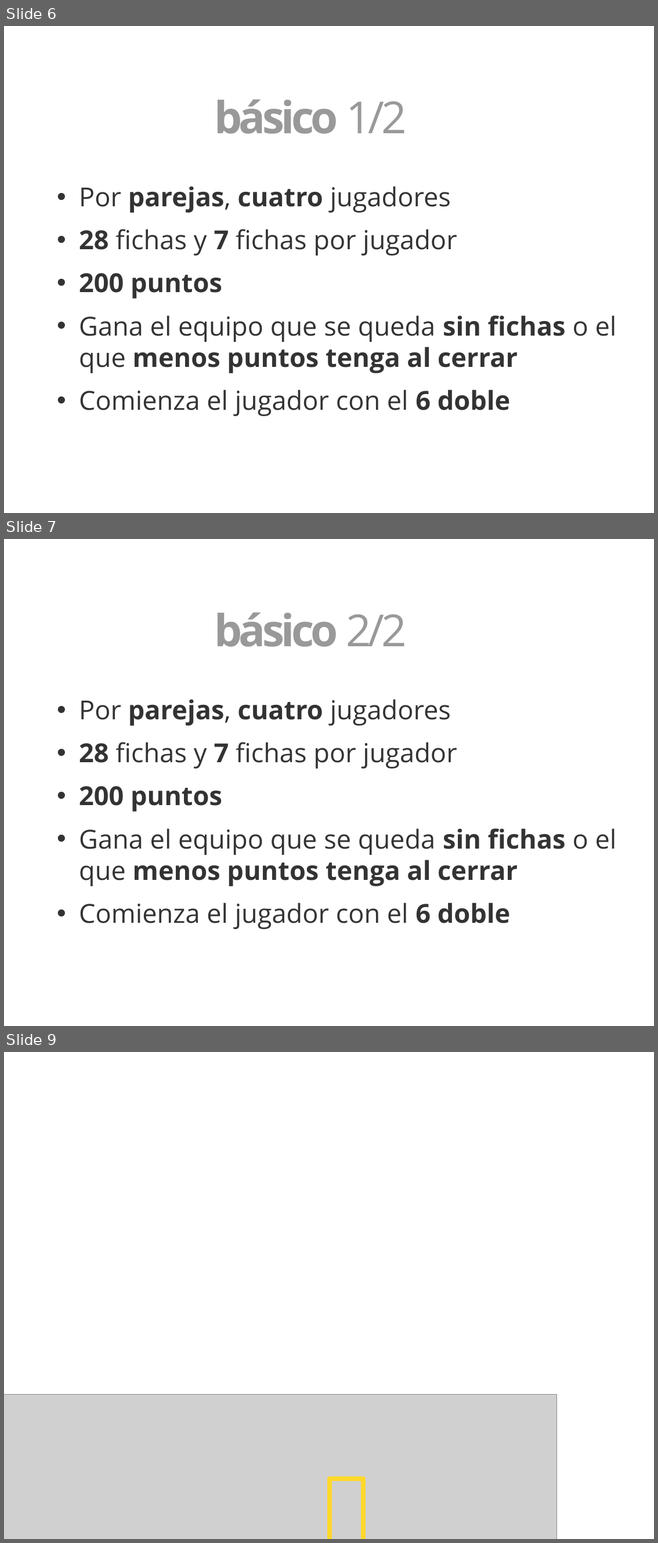
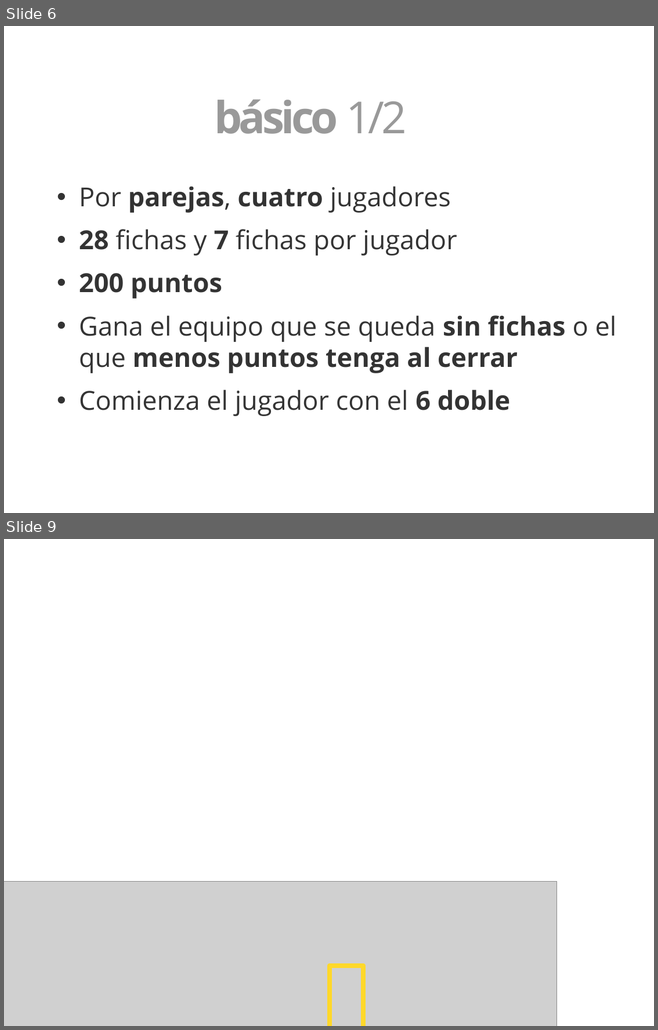
Before and after one commit to 3oheme/dominous, a slide deck: docs/presentacion/presentacion.odp. Shown one above the other, each under a label of ours: slides 6, 7 and 9 before the commit, slides 6 and 9 after it; the slides between them are not shown. The pictures are 658x1543 and 658x1030 pixels, drawn with LibreOffice and Linux fonts; fonts in the diff are those of the drawing; grey boxes stand for pictures; background and template pictures are left out. Boxes give left, top, right and bottom in pixels: in the first picture for what was removed or moved away, otherwise in the second. Text is boxed around its words. In the diff, an @@ line names an element or a change of style, - is before the commit and + after.

```diff
--- a/docs/presentacion/presentacion.odp
+++ b/docs/presentacion/presentacion.odp
@@ slide 7 removed at (x1=4, y1=539, x2=654, y2=1026), background picture (left out) @@
@@ text removed at (x1=214, y1=613, x2=407, y2=647) @@
-Dominó básico 2/2
@@ text removed at (x1=79, y1=699, x2=616, y2=929) @@
-• Por parejas, cuatro jugadores
-• 28 fichas y 7 fichas por jugador
-• 200 puntos
-• Gana el equipo que se queda sin fichas o el que menos puntos tenga al cerrar
-• Comienza el jugador con el 6 doble
```
Also in this commit, not shown: 1 slide added, 1 other file.
